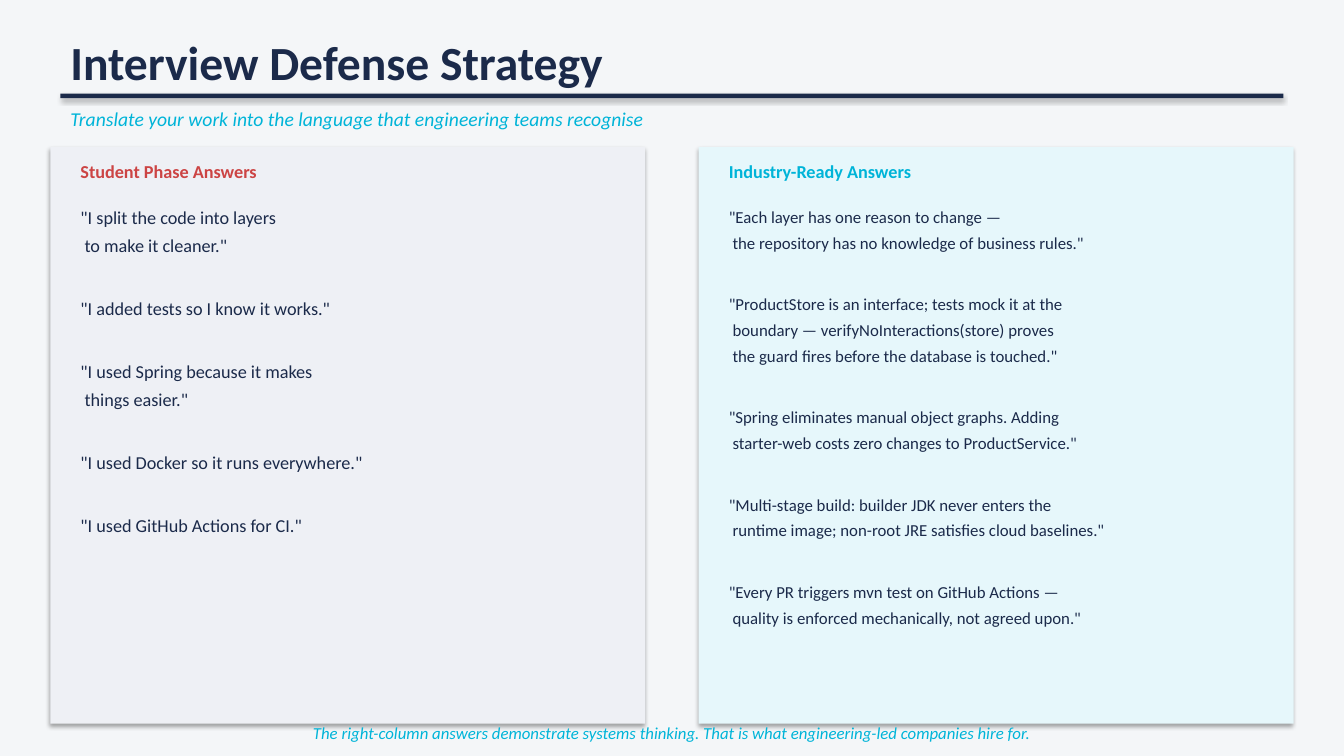
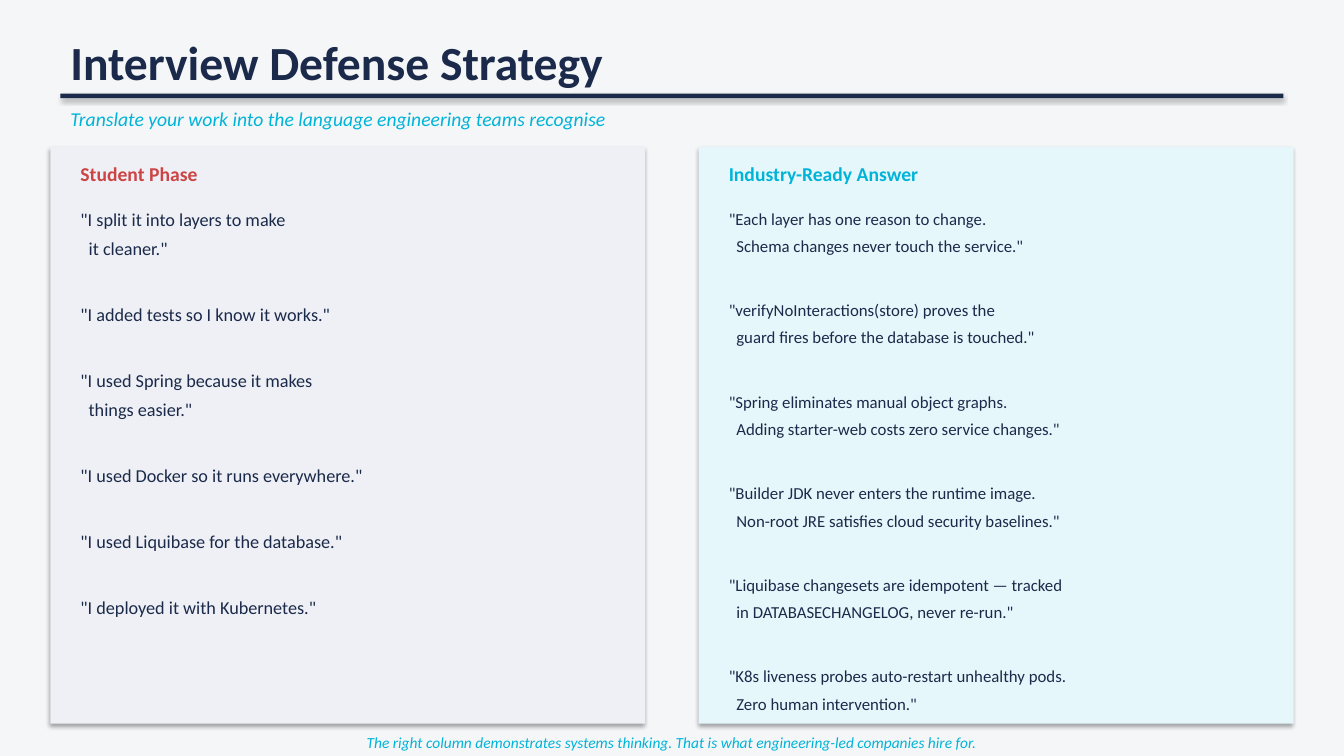
Before and after one commit to anandapalani/FTC, a slide deck: slide 15 of Enterprise_Java_Masterclass.pptx (slide 12 before the commit). Drawn at 1344x756 pixels with LibreOffice and Linux fonts; fonts in the diff are those of the drawing. Boxes give left, top, right and bottom in pixels: in the first picture for what was removed or moved away, otherwise in the second. Text is boxed around its words. In the diff, an @@ line names an element or a change of style, - is before the commit and + after.

Commit message:
Add cloud native module, demo guide, and update pom files

```diff
--- a/Enterprise_Java_Masterclass.pptx
+++ b/Enterprise_Java_Masterclass.pptx
@@ text at (70, 112, 605, 130): text changed @@
-Translate your work into the language that engineering teams recognise
+Translate your work into the language engineering teams recognise
@@ text at (80, 167, 197, 181): text changed; size 13 to 14 pt @@
-Student Phase Answers
+Student Phase
@@ text at (729, 167, 919, 184): text changed; size 13 to 14 pt @@
-Industry-Ready Answers
+Industry-Ready Answer
@@ text at (80, 213, 285, 255): text changed @@
-"I split the code into layers
-to make it cleaner."
+"I split it into layers to make
+it cleaner."
@@ text at (729, 213, 1066, 710): text changed @@
-"Each layer has one reason to change —
-the repository has no knowledge of business rules."
-"ProductStore is an interface; tests mock it at the
-boundary — verifyNoInteractions(store) proves
-the guard fires before the database is touched."
-"Spring eliminates manual object graphs. Adding
-starter-web costs zero changes to ProductService."
-"Multi-stage build: builder JDK never enters the
-runtime image; non-root JRE satisfies cloud baselines."
-"Every PR triggers mvn test on GitHub Actions —
-quality is enforced mechanically, not agreed upon."
+"Each layer has one reason to change.
+Schema changes never touch the service."
+"verifyNoInteractions(store) proves the
+guard fires before the database is touched."
+"Spring eliminates manual object graphs.
+Adding starter-web costs zero service changes."
+"Builder JDK never enters the runtime image.
+Non-root JRE satisfies cloud security baselines."
+"Liquibase changesets are idempotent — tracked
+in DATABASECHANGELOG, never re-run."
+"K8s liveness probes auto-restart unhealthy pods.
+Zero human intervention."
@@ text at (80, 308, 362, 485): more space between paragraphs @@
@@ text at (80, 535, 342, 617): text changed @@
-"I used GitHub Actions for CI."
+"I used Liquibase for the database."
+"I deployed it with Kubernetes."
@@ text at (367, 737, 976, 751): text changed; size 12 to 11 pt @@
-The right-column answers demonstrate systems thinking. That is what engineering-led companies hire for.
+The right column demonstrates systems thinking. That is what engineering-led companies hire for.
```
Also in this commit, not shown: 6 other slides changed, 8 slides added, 5 slides removed, 16 other files.
